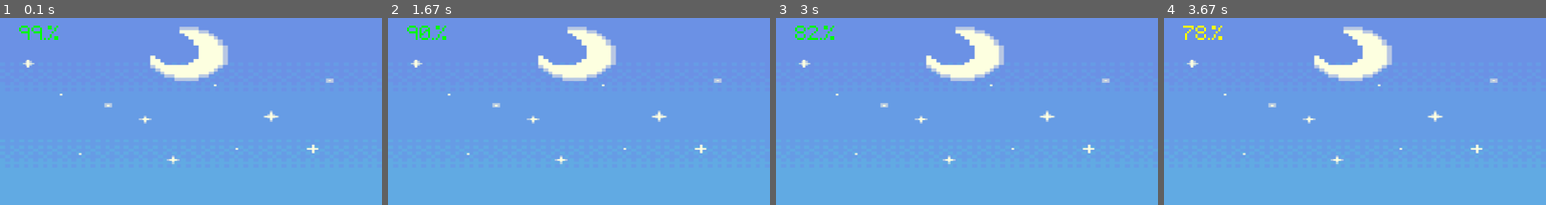
Above: before the commit, frames 1-4 (left to right).
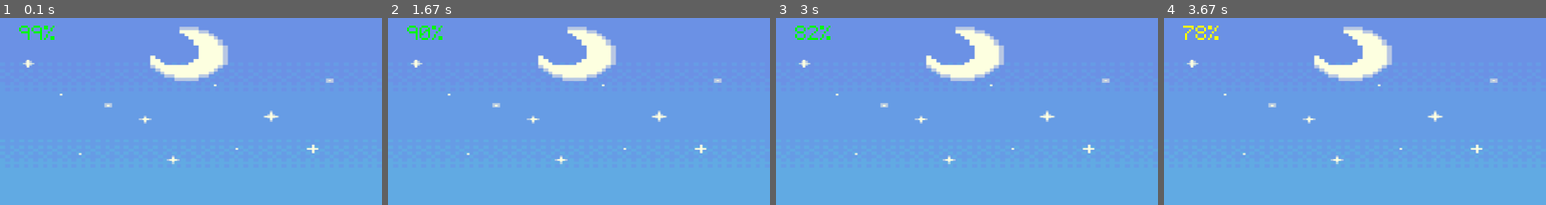
Above: after the commit, the same moments.

Repository: WINDKING-1/TheDasher
Game: pygame game, started from The dasher code.py
Same seed, same stepped clock (60 frames per second), same inputs: the game is played once before the commit and once after it.
Inputs:
- Up to frame 1 (0.1 s): no input
- Up to frame 2 (1.67 s): hold Right 0.33-0.8 s; hold Right 0.83-1.3 s; tap Shift at 0.9, 1.2, 1.4 s; hold Left from 1.33 s (still down)
- Up to frame 3 (3 s): tap Shift at 1.7, 1.97, 2.63, 2.93 s; release Left at 1.87 s; hold Down 1.9-2.2 s; tap Space at 2.23 s; hold Left 2.57-2.97 s
- Up to frame 4 (3.67 s): hold Right 3-3.63 s; tap Shift at 3.07, 3.37 s
The pictures show only the part of the screen within x 0-50%, y 1-51%; the shares and areas given below are measured in that part.

The runs differ from the first frame. In frame 1, 0.2% of the frame differs, in the area x 11-16%, y 4-12%; in frame 2, 0.2%; in frame 3, 0.2%; in frame 4, 0.2%.

Commit message:
Update The dasher code.py

Diff:
--- a/The dasher code.py
+++ b/The dasher code.py
@@ -48,7 +48,7 @@
 playerleft=pygame.transform.flip(playerright,True,False)
 left=True
 
-player_health=100
+player_health=150
 Alive=True
 
 def playergoright():
@@ -100,6 +100,8 @@
     global player_health
     if player_health<0:
         player_health=0
+    if player_health>100:
+        player_health=100
 
 def player_bleed():
     global player_health
@@ -120,12 +122,18 @@
 
     else:
         Health_color='green'
+
+
     if player_health==100:
         player_health_text=str(player_health)
+
+    elif player_health >=10:
+        player_health_text=str(player_health)[:2]
+
     else:
         player_health_text=str(player_health)[:3]
+
     Health_text= str(player_health_text)+"%"
-
     Health_surf=Text_font.render(Health_text, True,Health_color)
     screen.blit(Health_surf,(20,20))
 
